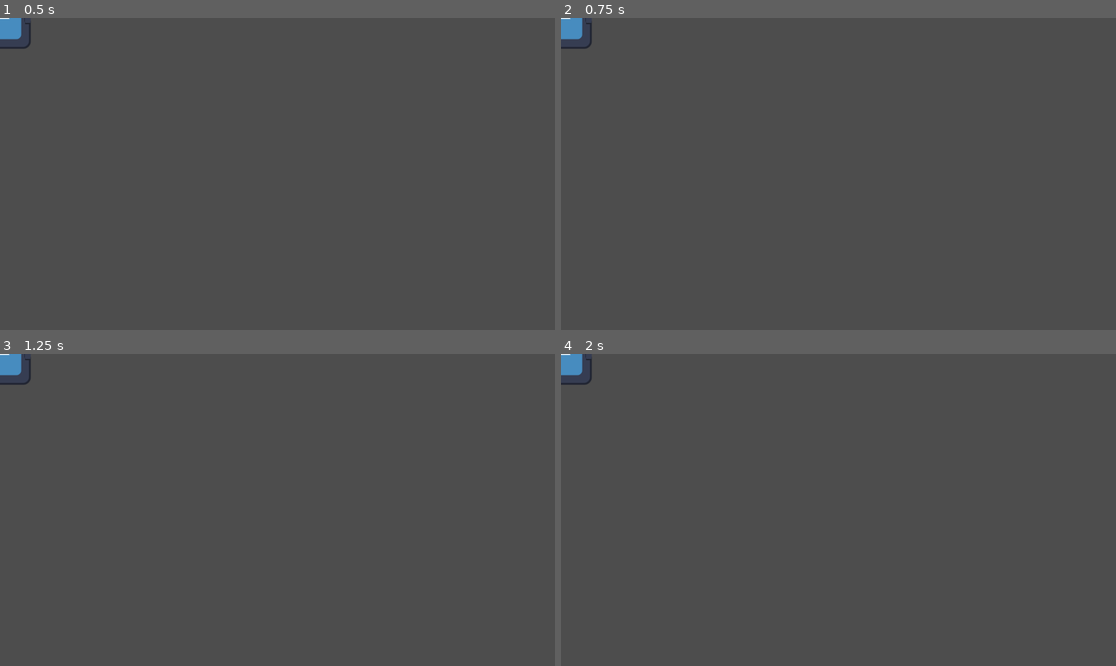
Above: before the commit, frames 1-4 (two rows, left to right).
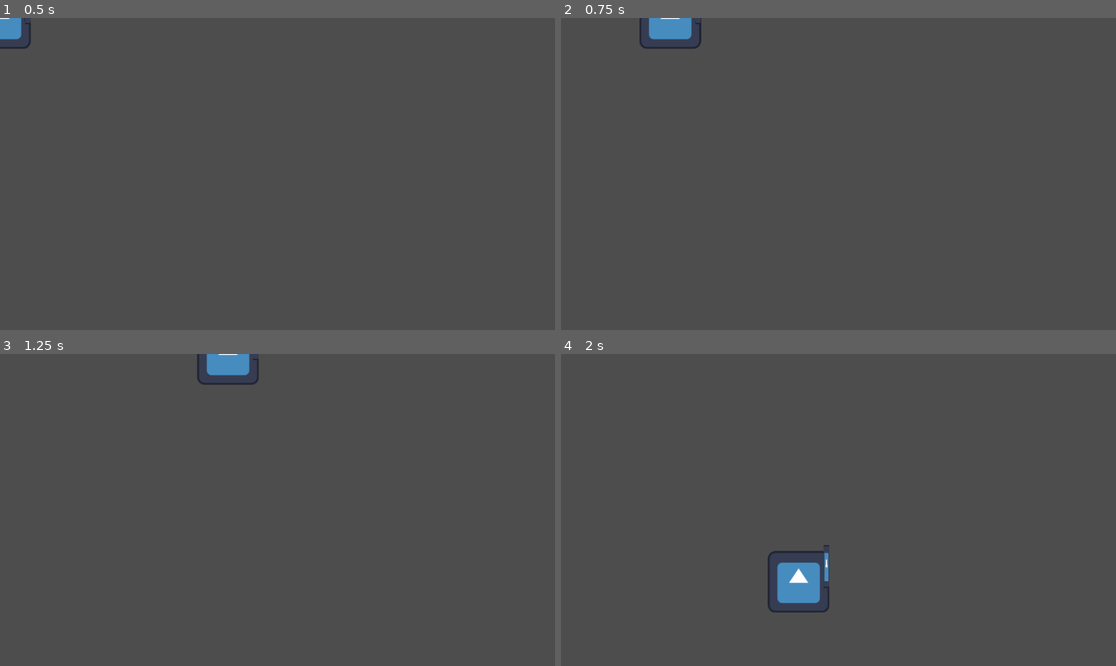
Above: after the commit, the same moments.

Repository: gsMolina02/GameJam
Game: Godot game, scene res://personajes/personaje_principal/personaje_principal.tscn
The game is run twice, just before and just after one commit, with the same random seed, the same clock (stepped at 60 frames per second) and the same inputs. The engine's default icon, where the game draws it, is replaced by a stand-in: a white triangle on a blue panel in a dark square.
Inputs:
- Up to frame 1 (0.5 s): no input
- Up to frame 2 (0.75 s): tap Enter at 0.5 s; hold D (right) from 0.53 s (still down); hold Space from 0.53 s (still down)
- Up to frame 3 (1.25 s): keep holding D (right); keep holding Space
- Up to frame 4 (2 s): release D (right) at 1.28 s; release Space at 1.28 s; hold S (down) from 1.28 s (still down); tap E (attack) at 1.35 s; tap Space at 1.52, 1.55, 1.82 s

Frame 1 is identical in both runs. In frame 2, 1.0% of the frame differs, in the area x 0-26%, y 0-10%; in frame 3, 1.0%; in frame 4, 1.7%, in the area x 0-49%, y 0-83%.
Error before the commit: Parse Error: Cannot find member "SPACE" in base "Key". (res://personajes/personaje_principal/personaje_principal.gd:130)

Commit message:
Fix: use KEY_SPACE constant for dash detection

Diff:
--- a/BomberoMichiGame/personajes/personaje_principal/personaje_principal.gd
+++ b/BomberoMichiGame/personajes/personaje_principal/personaje_principal.gd
@@ -127,7 +127,7 @@
 	var dash_pressed = false
 	if Input.is_action_just_pressed("dash"):
 		dash_pressed = true
-	elif Input.is_key_pressed(Key.SPACE):
+	elif Input.is_key_pressed(KEY_SPACE):
 		dash_pressed = true
 
 	if dash_pressed and can_dash:
